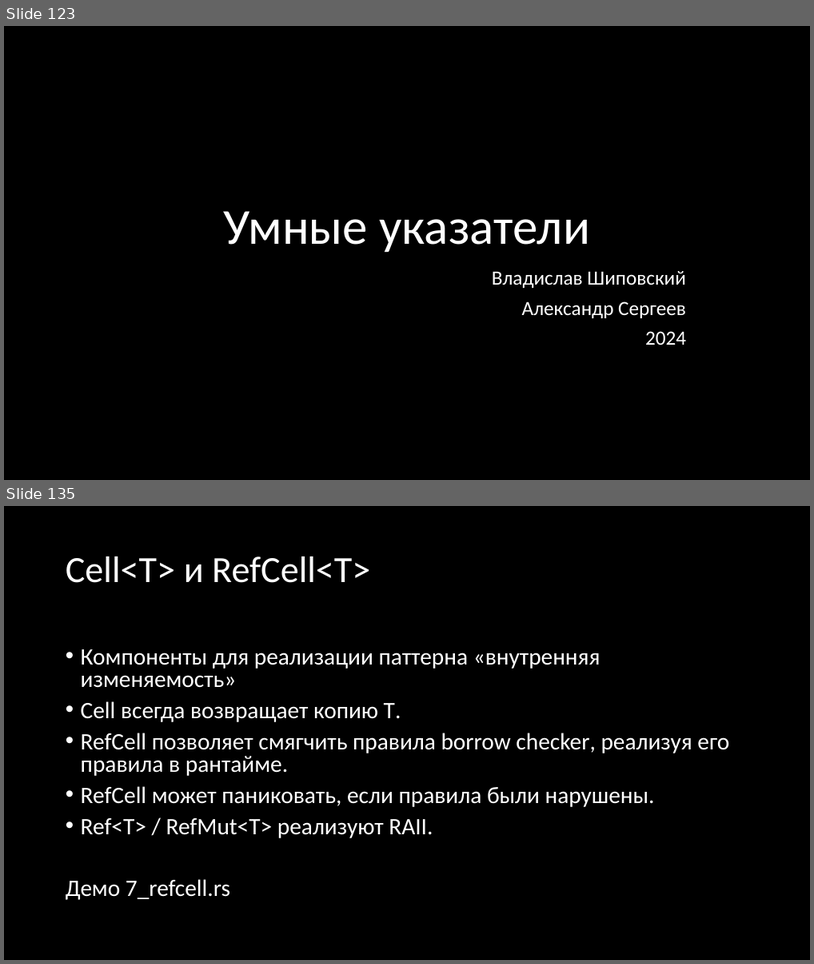
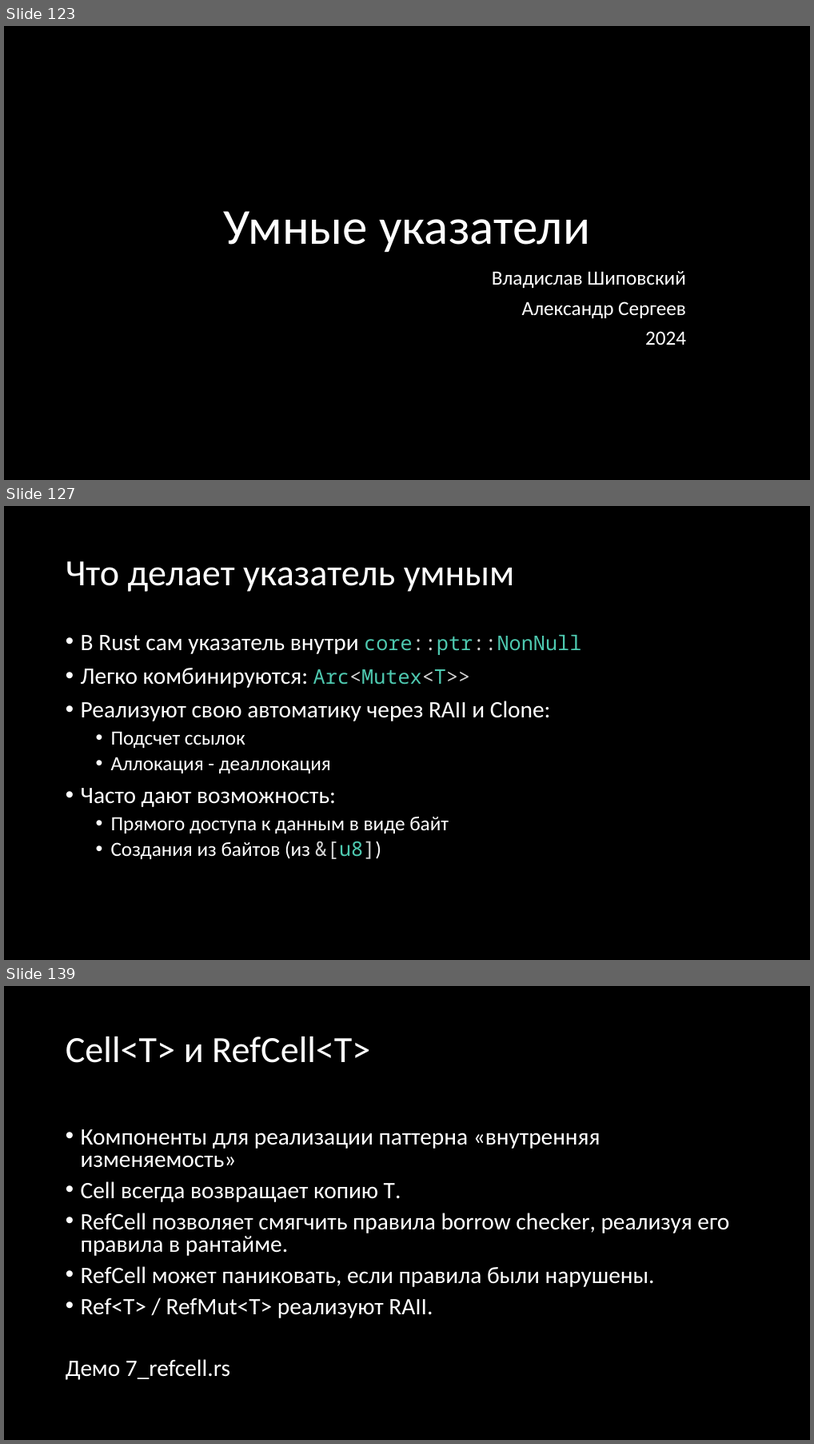
Before and after one commit to Gordon01/learn-rust, a slide deck: keynotes/Rust 2024.pptx. Shown one above the other, each under a label of ours: slides 123 and 135 before the commit, slides 123, 127 and 139 after it; the slides between them are not shown. The pictures are 814x964 and 814x1444 pixels, drawn with LibreOffice and Linux fonts; fonts in the diff are those of the drawing. Boxes give left, top, right and bottom in pixels: in the first picture for what was removed or moved away, otherwise in the second. Text is boxed around its words. In the diff, an @@ line names an element or a change of style, - is before the commit and + after.

```diff
--- a/keynotes/Rust 2024.pptx
+++ b/keynotes/Rust 2024.pptx
@@ slide 127 added at (x1=4, y1=506, x2=810, y2=960), background #000000 @@
@@ title added at (x1=66, y1=561, x2=514, y2=592), 44 pt, text #FFFFFF @@
+Что делает указатель умным
@@ text added at (x1=81, y1=635, x2=582, y2=859), 24 pt, text #FFFFFF @@
+• В Rust сам указатель внутри core::ptr::NonNull
+• Легко комбинируются: Arc<Mutex<T>>
+• Реализуют свою автоматику через RAII и Clone:
+  • Подсчет ссылок
+  • Аллокация - деаллокация
+• Часто дают возможность:
+  • Прямого доступа к данным в виде байт
+  • Создания из байтов (из &[u8])
@@ what was slide 135 is now slide 139 @@
```
Also in this commit, not shown: 4 slides changed, 16 other slides added, 2 slides removed, 1 other file.
